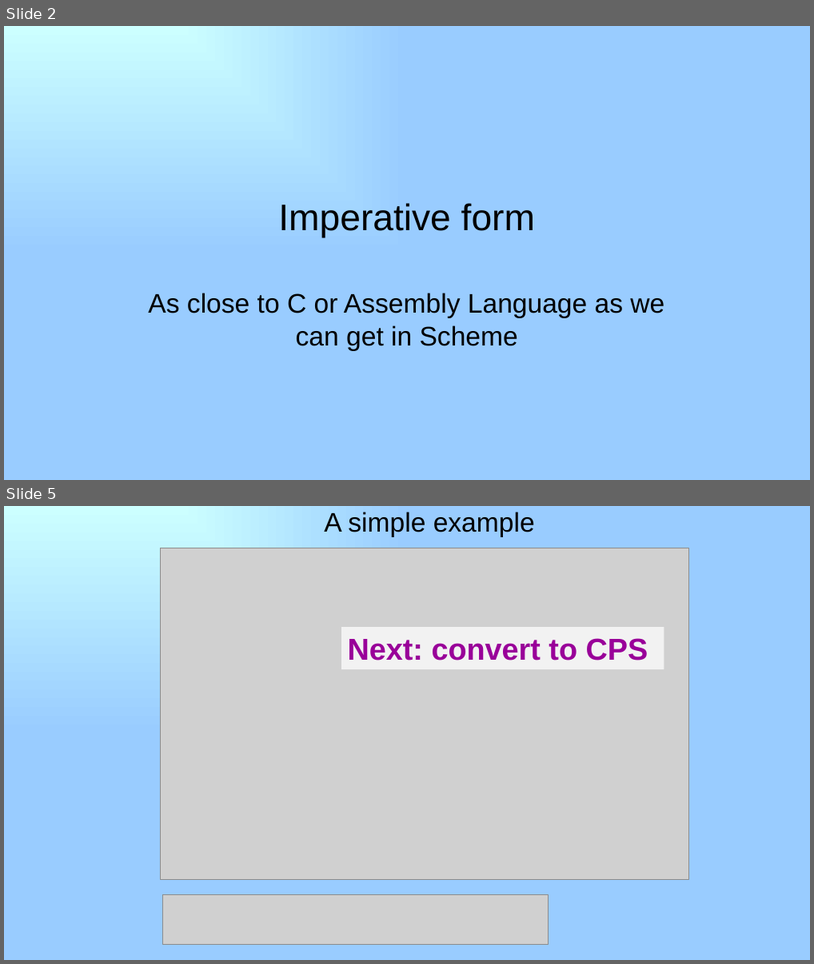
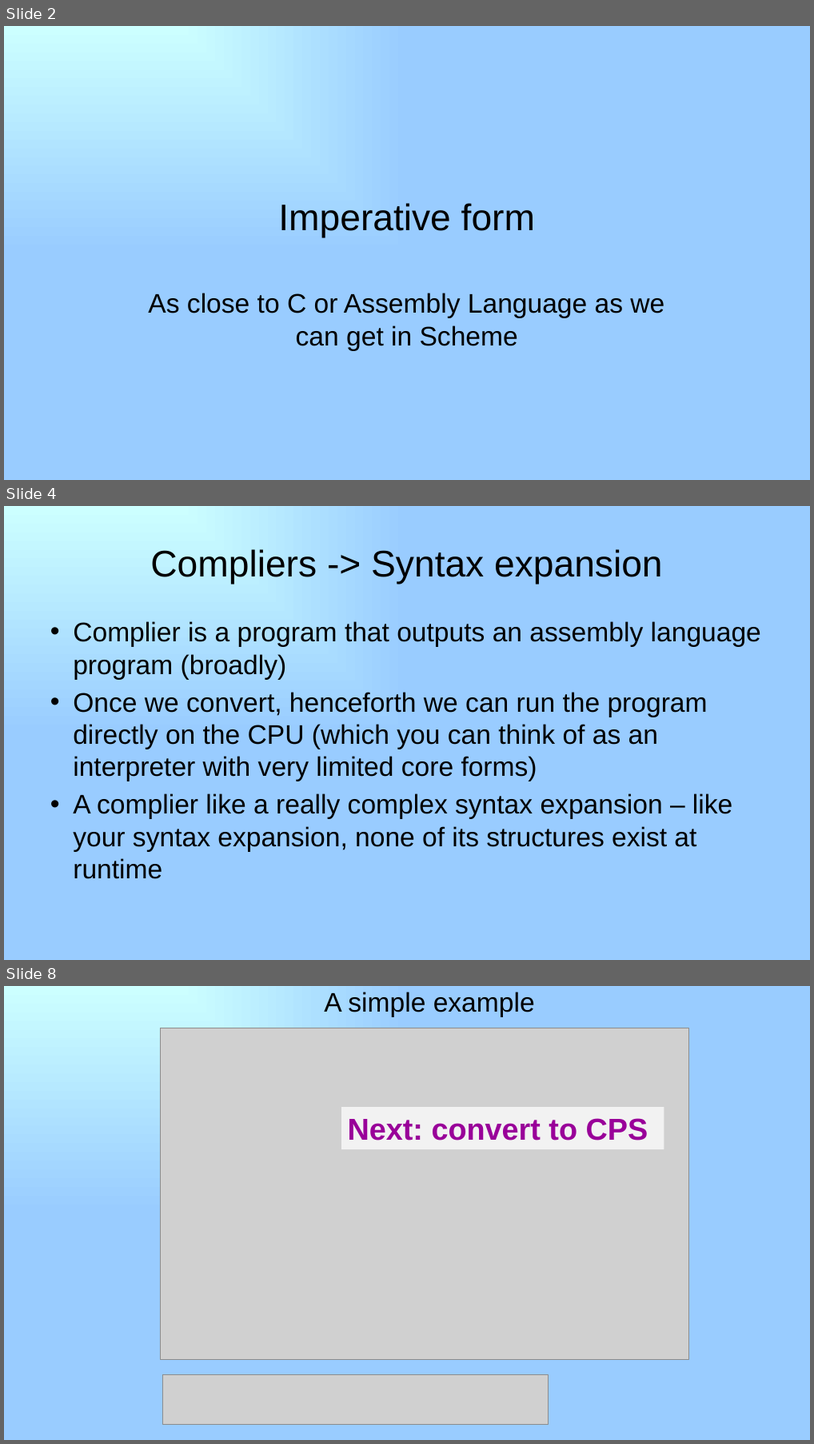
Before and after one commit to RHIT-CSSE/csse304, a slide deck: ClassMaterials/ImperativeForm/34-imperative-form.pptx. Shown one above the other, each under a label of ours: slides 2 and 5 before the commit, slides 2, 4 and 8 after it; the slides between them are not shown. The pictures are 814x964 and 814x1444 pixels, drawn with LibreOffice and Linux fonts; fonts in the diff are those of the drawing; grey boxes stand for pictures. Boxes give left, top, right and bottom in pixels: in the first picture for what was removed or moved away, otherwise in the second. Text is boxed around its words. In the diff, an @@ line names an element or a change of style, - is before the commit and + after.

```diff
--- a/ClassMaterials/ImperativeForm/34-imperative-form.pptx
+++ b/ClassMaterials/ImperativeForm/34-imperative-form.pptx
@@ slide 4 added at (4, 506, 810, 960), background gradient #CCFFFF to #99CCFF @@
@@ title added at (150, 549, 663, 584), 44 pt, text #000000 @@
+Compliers -> Syntax expansion
@@ text added at (73, 621, 762, 879), 32 pt, text #000000 @@
+• Complier is a program that outputs an assembly language program (broadly)
+• Once we convert, henceforth we can run the program directly on the CPU (which you can think of as an interpreter with very limited core forms)
+• A complier like a really complex syntax expansion – like your syntax expansion, none of its structures exist at runtime
@@ what was slide 5 is now slide 8 @@
```
Also in this commit, not shown: 3 slides changed, 3 other slides added, 1 slide removed, 4 other files.
